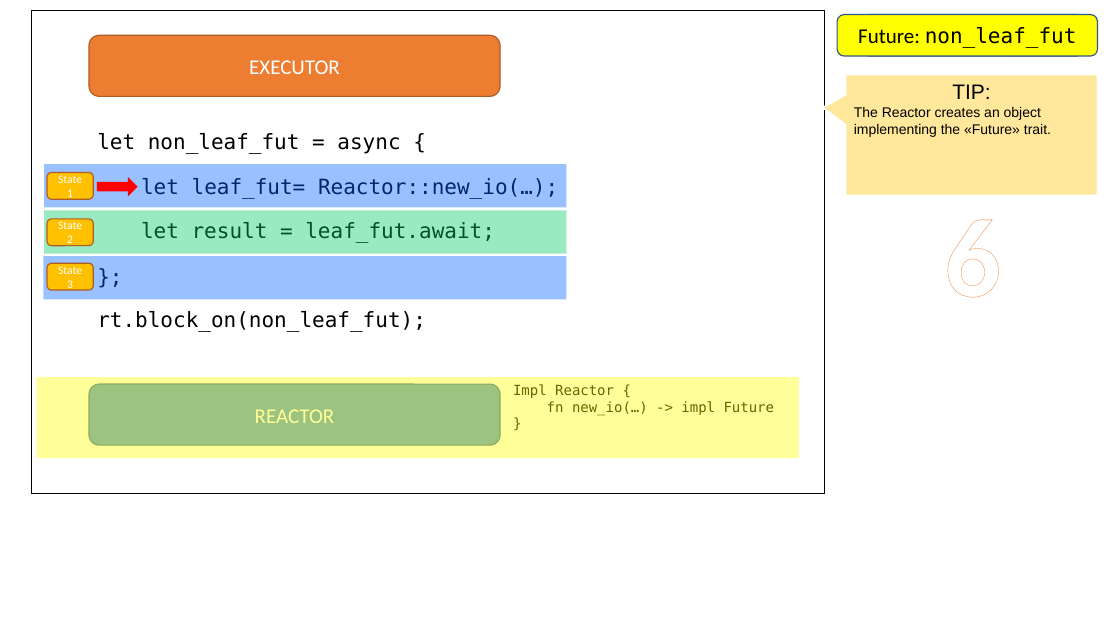
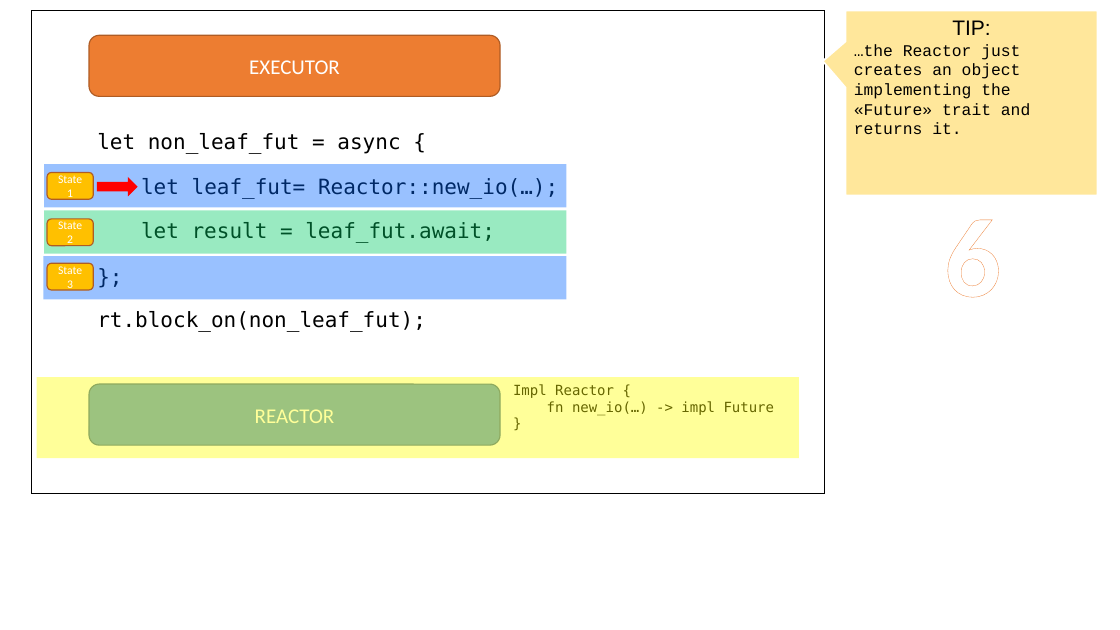
Before and after one commit to pedromfedricci/books-futures-explained, a slide deck: slide 7 of resources/futures_animation.pptx. Drawn at 1120x630 pixels with LibreOffice and Linux fonts; fonts in the diff are those of the drawing. Boxes give left, top, right and bottom in pixels: in the first picture for what was removed or moved away, otherwise in the second. Text is boxed around its words. In the diff, an @@ line names an element or a change of style, - is before the commit and + after.

```diff
--- a/resources/futures_animation.pptx
+++ b/resources/futures_animation.pptx
@@ rounded rectangle removed at [838,14,1098,55] @@
-Future: non_leaf_fut
@@ speech box "TIP:": place and size @@
-speech box "TIP:" at [846,75,1098,196]
+speech box "TIP:" at [846,11,1098,196]
@@ rounded rectangle removed at [862,14,1084,55] @@
-Future: main_fut
@@ text in speech box at [854,44,1030,134]: text changed; size 12 to 14 pt; font Arial to Courier New @@
-The Reactor creates an object implementing the «Future» trait.
+…the Reactor just creates an object implementing the «Future» trait and returns it.
```
Also in this commit, not shown: 18 other slides changed, 20 other files.
